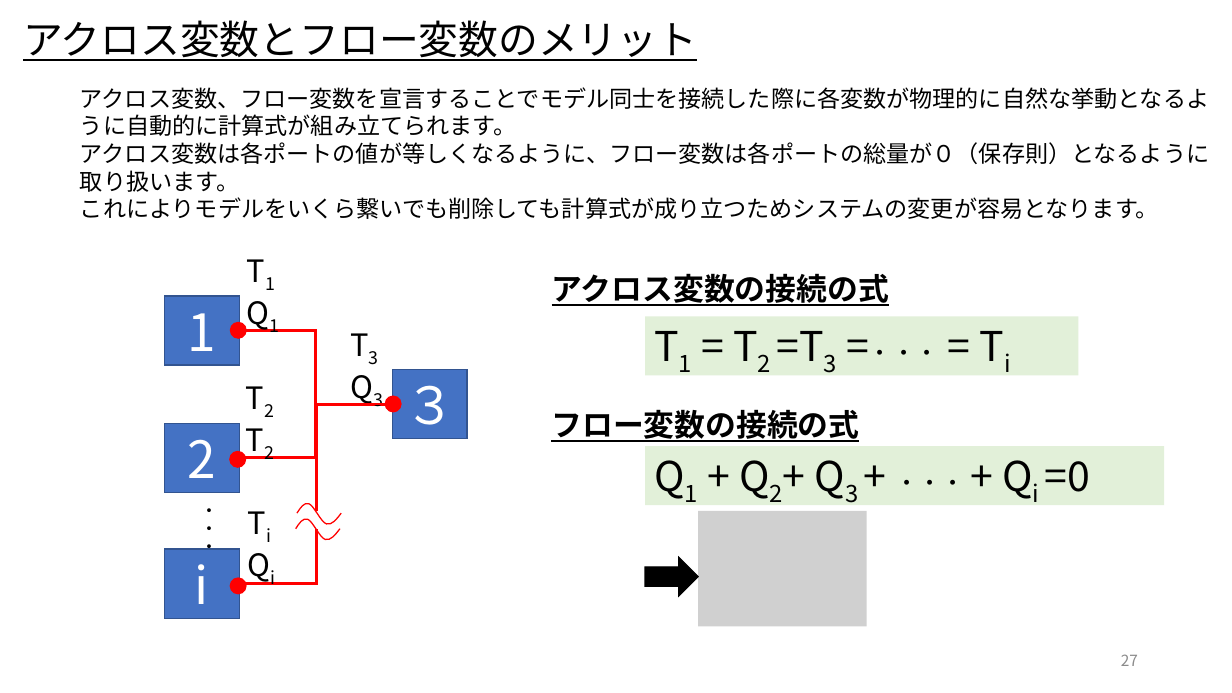
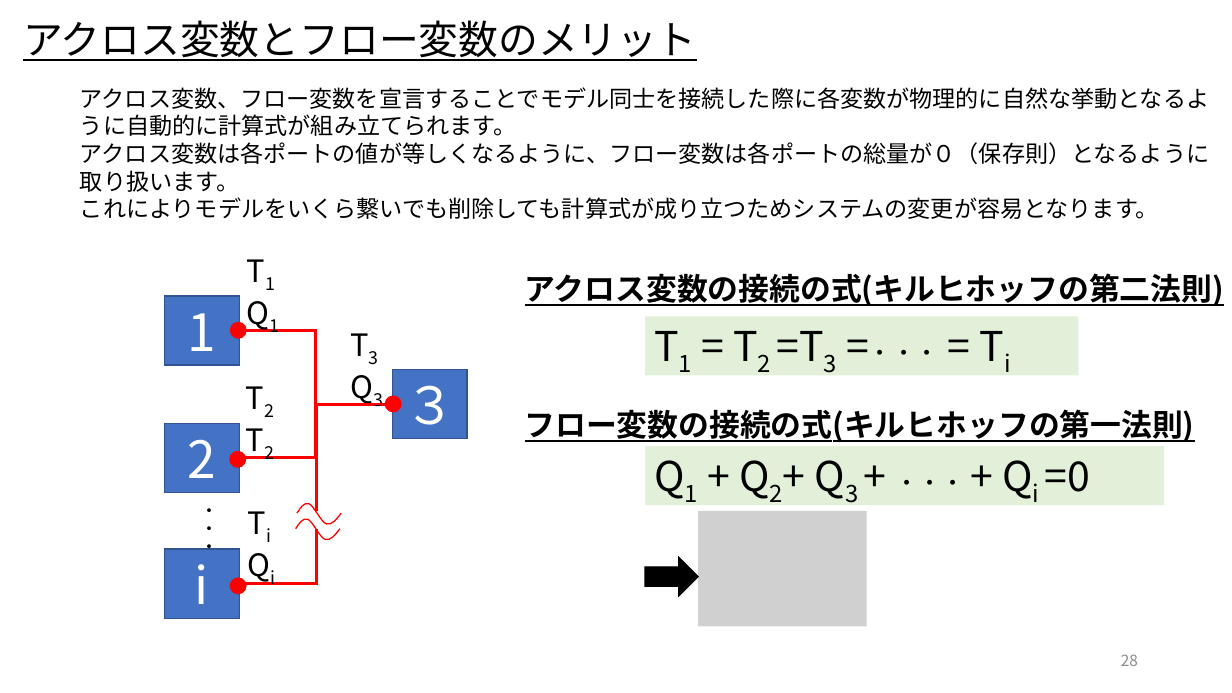
Before and after one commit to UedaShigenori/OpenModelica_Tutorials_Ja, a slide deck: slide 28 of Dev/7_PhysicsDomainModel/OpenModelica_Tutorials_7_PlantModel.pptx (slide 27 before the commit). Drawn at 1232x693 pixels with LibreOffice and Linux fonts; fonts in the diff are those of the drawing; grey boxes stand for pictures. Boxes give left, top, right and bottom in pixels: in the first picture for what was removed or moved away, otherwise in the second. Text is boxed around its words. In the diff, an @@ line names an element or a change of style, - is before the commit and + after.

```diff
--- a/Dev/7_PhysicsDomainModel/OpenModelica_Tutorials_7_PlantModel.pptx
+++ b/Dev/7_PhysicsDomainModel/OpenModelica_Tutorials_7_PlantModel.pptx
@@ text at <box>525,273,1224,306</box>: text changed @@
-アクロス変数の接続の式
+アクロス変数の接続の式(キルヒホッフの第二法則)
@@ text at <box>525,409,1195,442</box>: text changed @@
-フロー変数の接続の式
+フロー変数の接続の式(キルヒホッフの第一法則)
@@ page number at <box>1121,654,1138,666</box>: text changed @@
-27
+28
```
Also in this commit, not shown: 8 other slides changed, 3 slides added, 2 slides removed, 1 other file.
